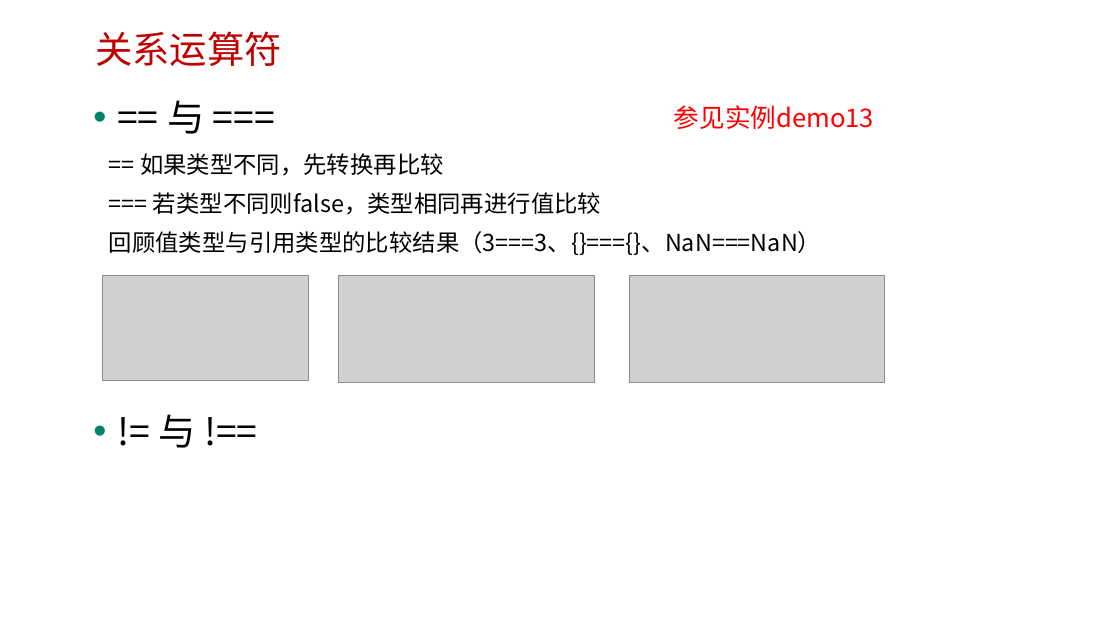
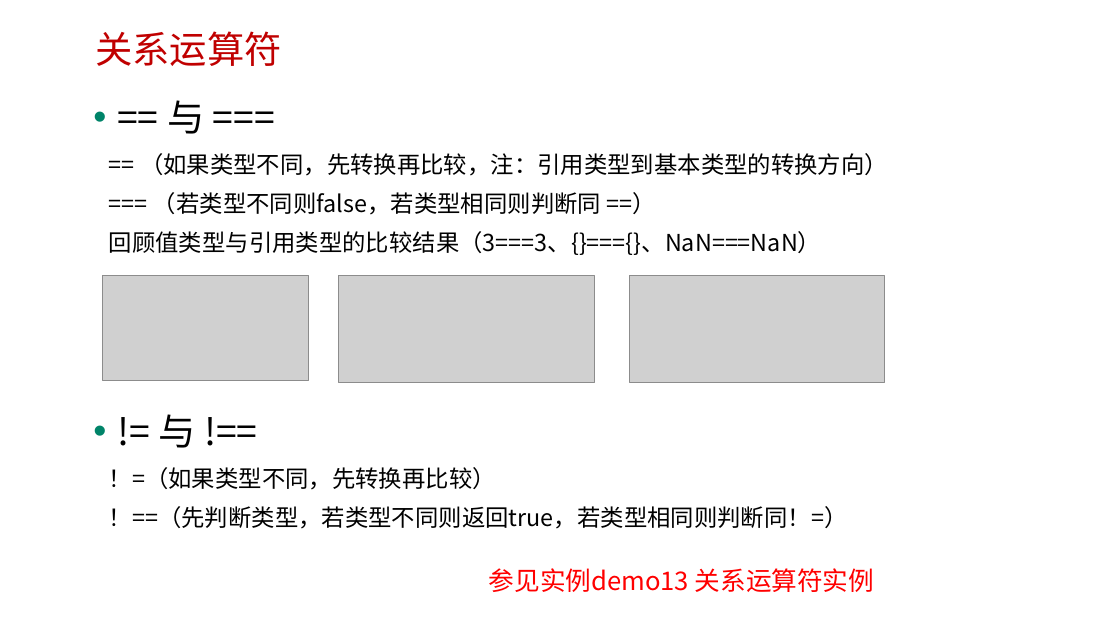
Before and after one commit to edu2act/course-javascript-advanced, a slide deck: slide 22 of 课程PPT/03.JavaScript语法、表达式及语句、运算符.pptx. Drawn at 1120x630 pixels with LibreOffice and Linux fonts; fonts in the diff are those of the drawing; grey boxes stand for pictures; background and template pictures are left out. Boxes give left, top, right and bottom in pixels: in the first picture for what was removed or moved away, otherwise in the second. Text is boxed around its words. In the diff, an @@ line names an element or a change of style, - is before the commit and + after.

```diff
--- a/课程PPT/03.JavaScript语法、表达式及语句、运算符.pptx
+++ b/课程PPT/03.JavaScript语法、表达式及语句、运算符.pptx
@@ text at <box>109,100,888,529</box>: text changed @@
-• == 与 ===
-  == 如果类型不同，先转换再比较
-  === 若类型不同则false，类型相同再进行值比较
-  回顾值类型与引用类型的比较结果（3===3、{}==={}、NaN===NaN）
-• != 与 !==
+• == 与 ===
+  == （如果类型不同，先转换再比较，注：引用类型到基本类型的转换方向）
+  === （若类型不同则false，若类型相同则判断同 ==）
+  回顾值类型与引用类型的比较结果（3===3、{}==={}、NaN===NaN）
+• != 与 !==
+  ！=（如果类型不同，先转换再比较）
+  ！==（先判断类型，若类型不同则返回true，若类型相同则判断同！=）
@@ text at <box>489,568,874,592</box>: text changed @@
-参见实例demo13
+参见实例demo13 关系运算符实例
```
Also in this commit, not shown: 10 other slides changed, 13 other files.
